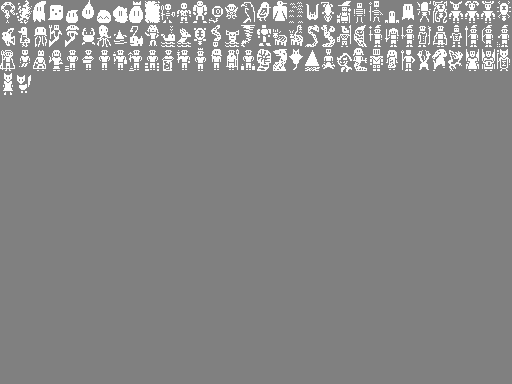
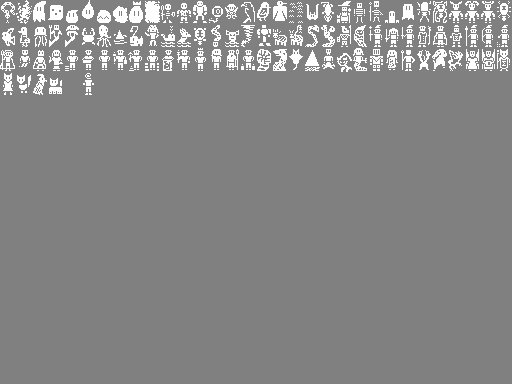
Revision of a layered 512 x 384 image; what changed, layer by layer:
painted on "Background" over [33, 73, 94, 95]
